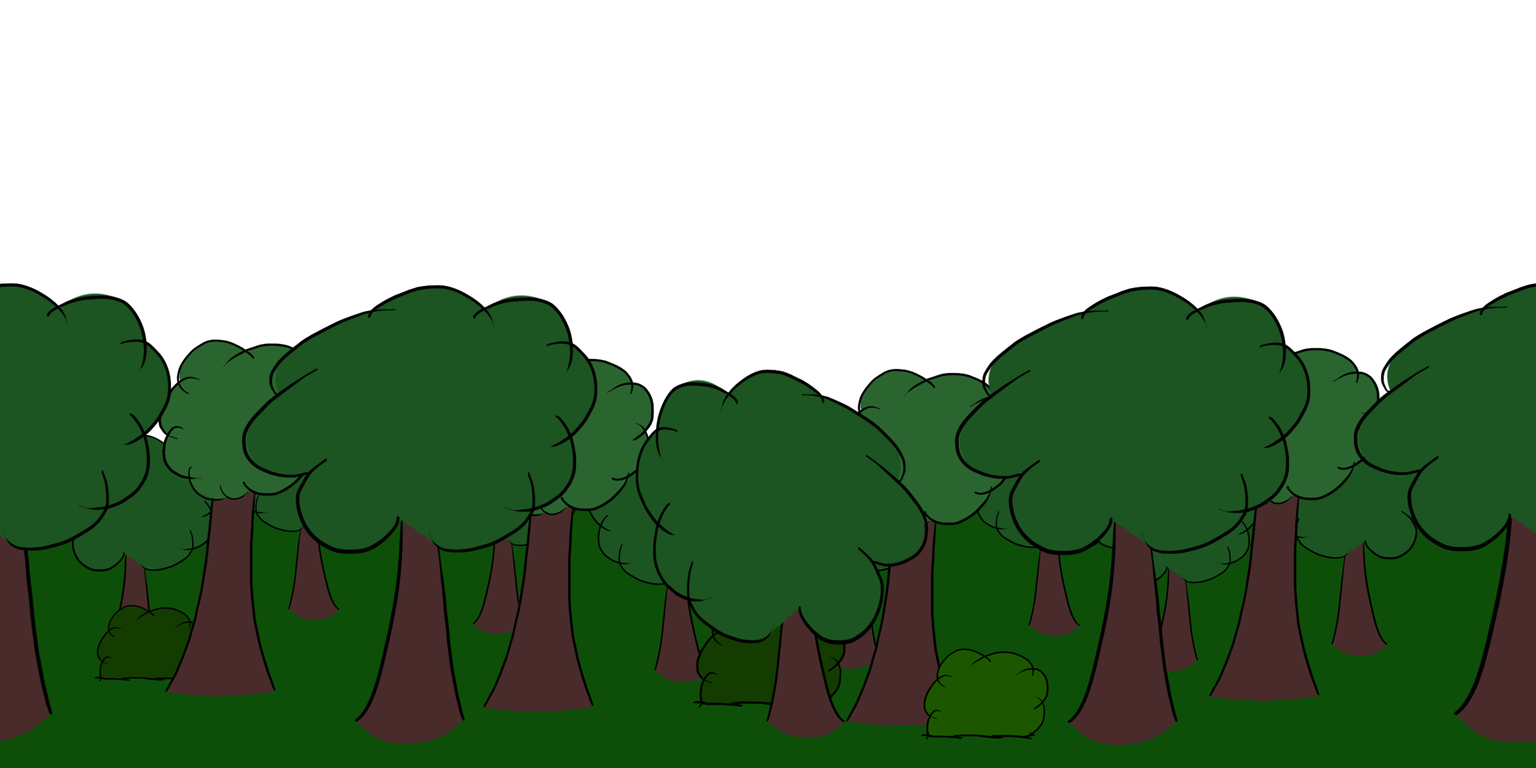
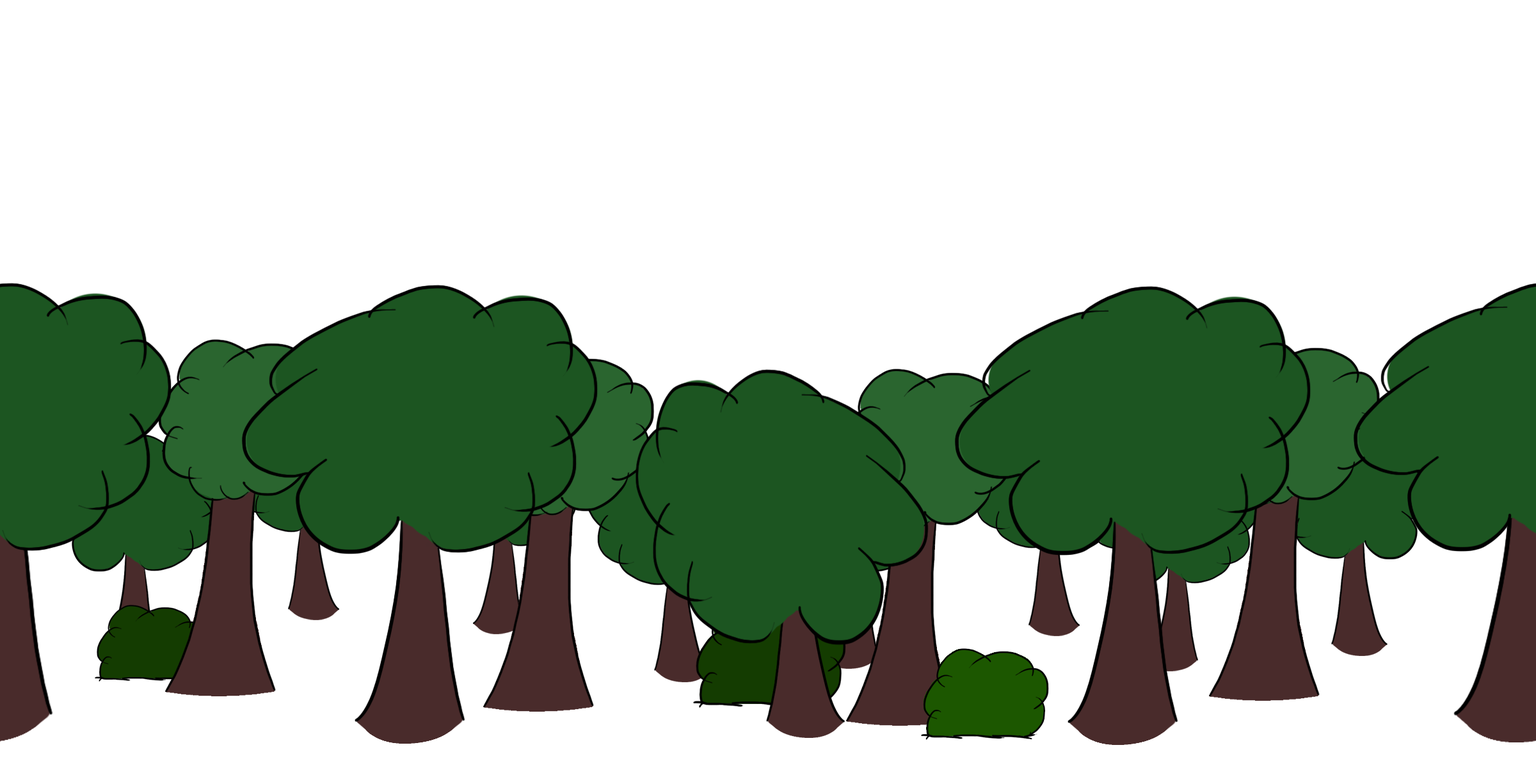
The second 1536x768 image is a revision of the first. Changes to its layers:
hid "Ground" over [0, 509, 1536, 768]
